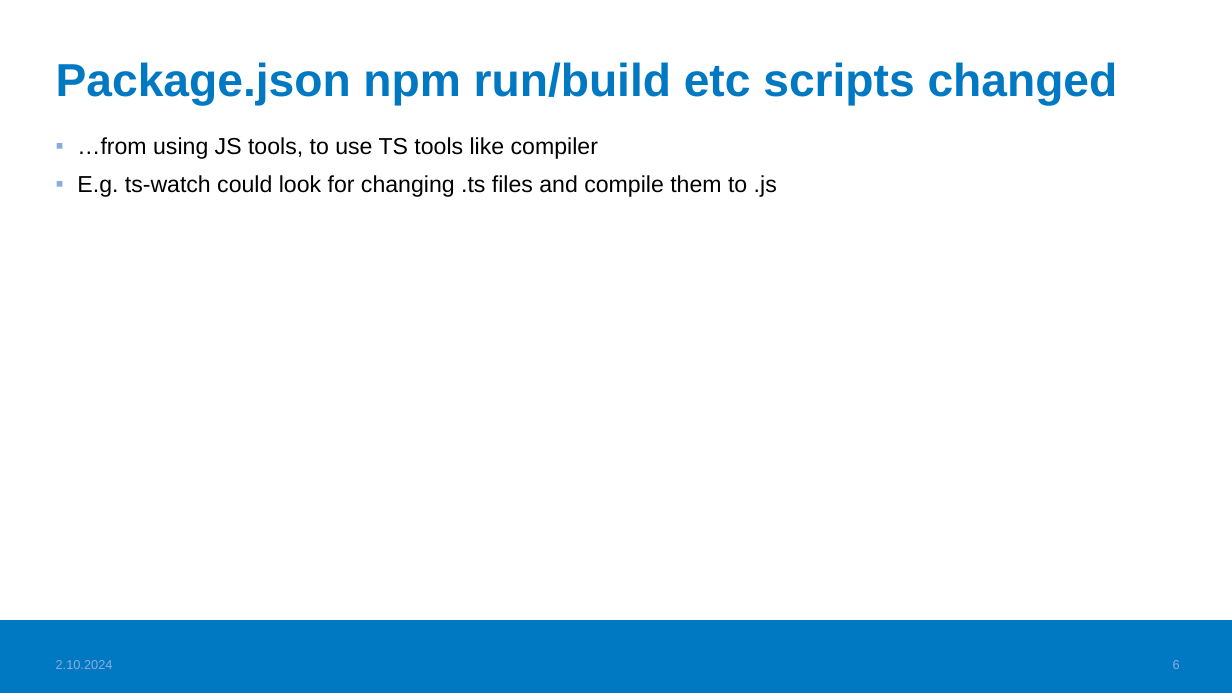
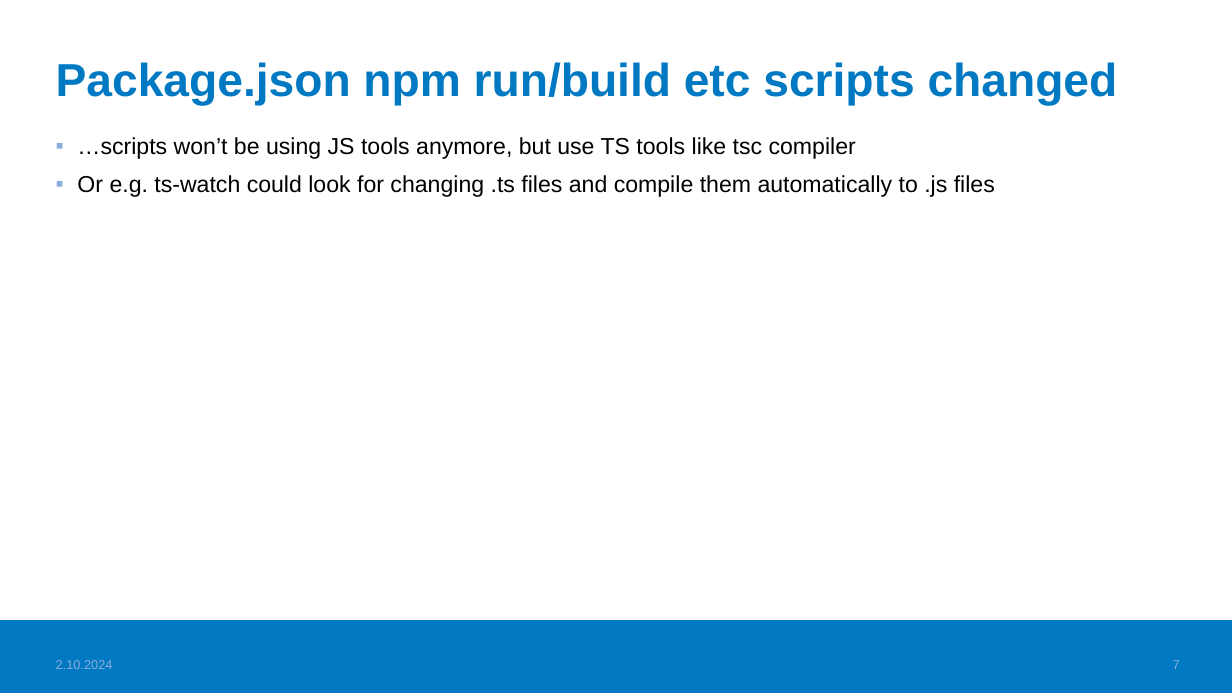
Before and after one commit to valju/JS_ES_Features, a slide deck: slide 7 of TS_basics/TypeScript_usage_understood.pptx (slide 6 before the commit). Drawn at 1232x693 pixels with LibreOffice and Linux fonts; fonts in the diff are those of the drawing; background and template pictures are left out. Boxes give left, top, right and bottom in pixels: in the first picture for what was removed or moved away, otherwise in the second. Text is boxed around its words. In the diff, an @@ line names an element or a change of style, - is before the commit and + after.

```diff
--- a/TS_basics/TypeScript_usage_understood.pptx
+++ b/TS_basics/TypeScript_usage_understood.pptx
@@ text at [77, 137, 995, 197]: text changed @@
-▪ …from using JS tools, to use TS tools like compiler
-▪ E.g. ts-watch could look for changing .ts files and compile them to .js
+▪ …scripts won’t be using JS tools anymore, but use TS tools like tsc compiler
+▪ Or e.g. ts-watch could look for changing .ts files and compile them automatically to .js files
@@ page number at [1173, 660, 1180, 669]: text changed @@
-6
+7
```
Also in this commit, not shown: 8 other slides changed, 1 slide removed, 1 other file.
